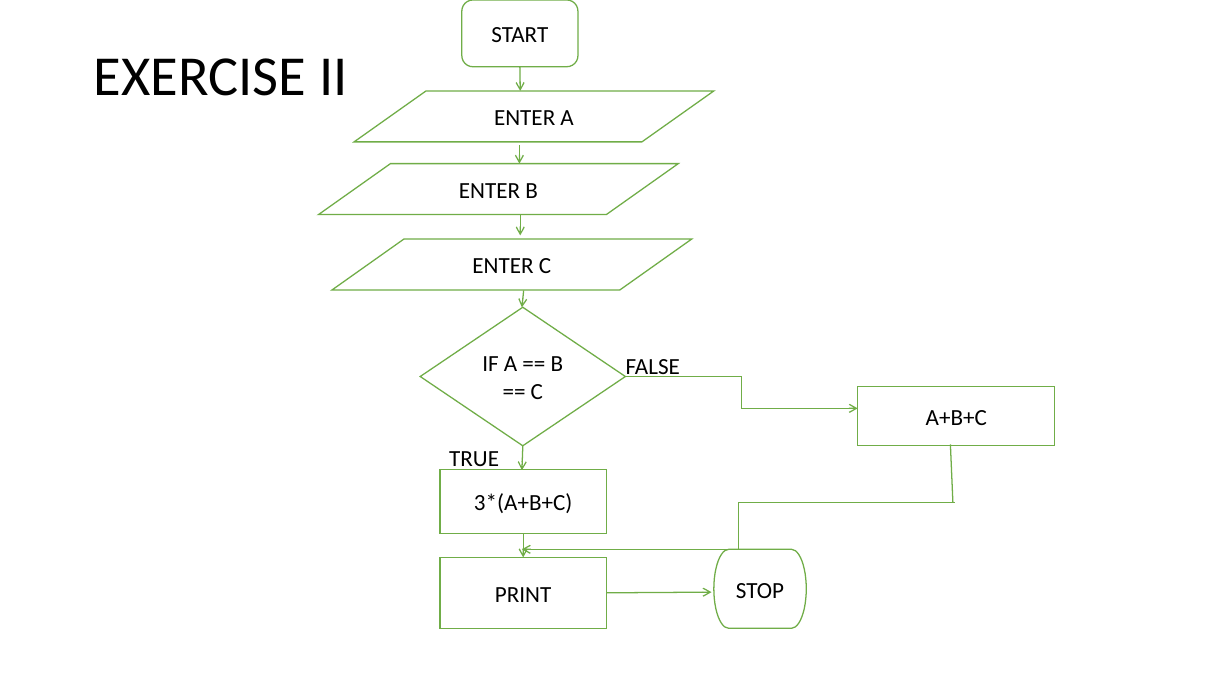
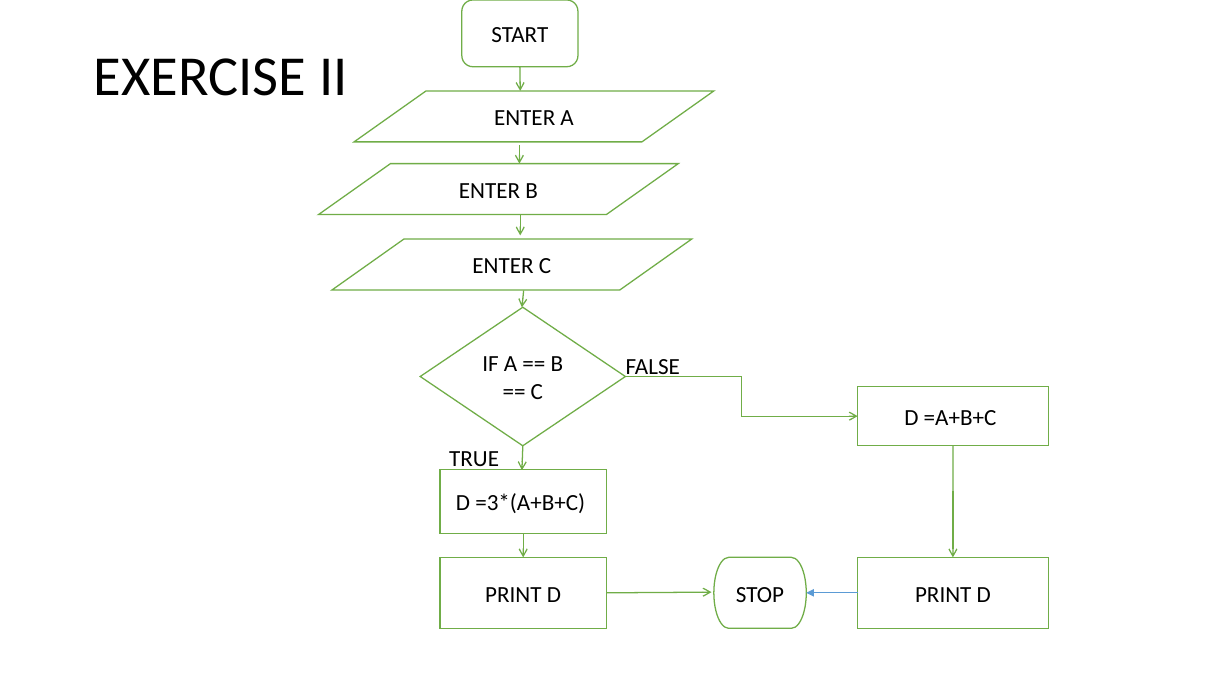
Before and after one commit to oluwapesealo/peseCSC102, a slide deck: slide 3 of ALO OLUWAPESE EDITED.pptx. Drawn at 1232x693 pixels with LibreOffice and Linux fonts; fonts in the diff are those of the drawing. Boxes give left, top, right and bottom in pixels: in the first picture for what was removed or moved away, otherwise in the second. Text is boxed around its words. In the diff, an @@ line names an element or a change of style, - is before the commit and + after.

```diff
--- a/ALO OLUWAPESE EDITED.pptx
+++ b/ALO OLUWAPESE EDITED.pptx
@@ elbow arrow moved from (626, 377) - (858, 409) to (626, 377) - (858, 416) @@
@@ rectangle "D =A+B+C" resized from (x1=858, y1=386, x2=1055, y2=445) to (x1=858, y1=386, x2=1048, y2=445) @@
@@ text in rectangle at (x1=904, y1=410, x2=997, y2=425): text changed @@
-A+B+C
+D =A+B+C
@@ text in rectangle at (x1=456, y1=493, x2=585, y2=513): text changed @@
-3*(A+B+C)
+D =3*(A+B+C)
@@ elbow arrow removed from (955, 503) to (522, 549) @@
@@ arrow added from (953, 491) to (953, 557), #70AD47 1 pt @@
@@ pill shape "STOP" resized from (x1=714, y1=549, x2=807, y2=628) to (x1=714, y1=557, x2=807, y2=628) @@
@@ rectangle added at (x1=858, y1=557, x2=1048, y2=628), fill #FFFFFF, outline #70AD47 1 pt, 18 pt, text #000000 @@
+PRINT D
@@ text in rectangle at (x1=485, y1=587, x2=561, y2=602): text changed @@
-PRINT
+PRINT D
@@ arrow added from (858, 593) to (807, 593), #5B9BD5 0.5 pt @@
```
Also in this commit, not shown: 4 other slides changed, 9 other files.
